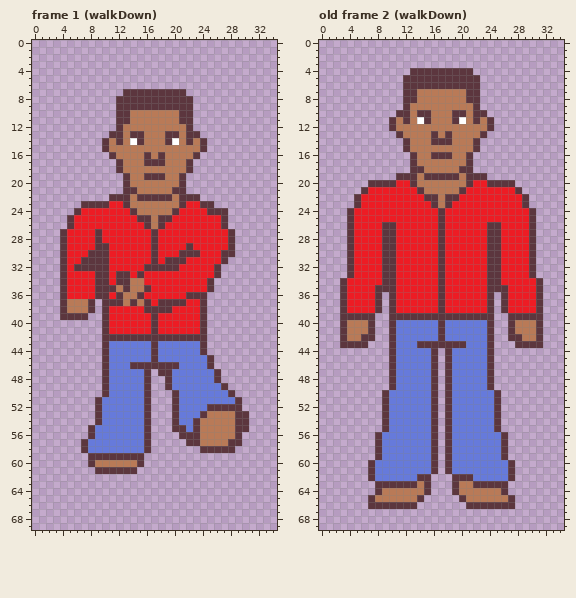
File history of a pixel-art file, Assets/Sprites/Overworld/sebastian_overworld.ase. The first picture shows the starting point.
35x70 pixels, 10 frames. Shown: frame 1 (walkDown), old frame 2 (walkDown). The commit also changed other frames, which this record leaves out.
After:
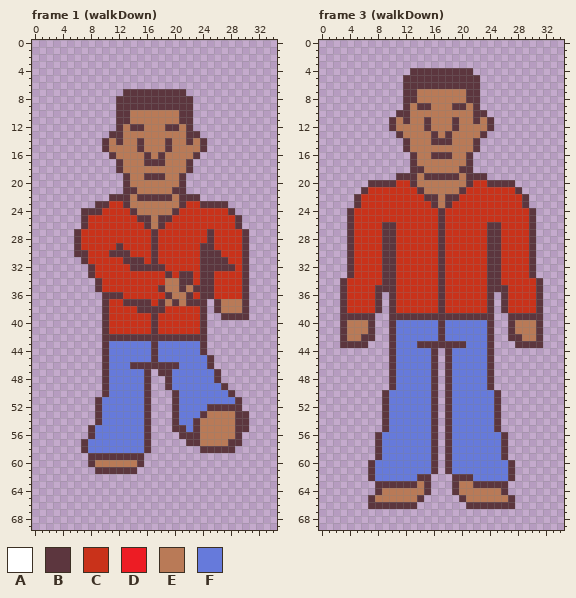
Palette (. is transparent): A #ffffff  B #5c363e  C #c9321a  D #ed1c24  E #b97a57  F #667adb
A new or re-ordered frame is compared with the old frame closest to it.
Difference:
frames re-ordered
Frame 1 (walkDown):
y 12: x 14..15 EE -> BB; x 19..20 EE -> BB
y 13: x 14..15 BB -> EE; x 19..20 BB -> EE
y 14: x 14 A -> E; x 20 A -> E
y 15: x 15 E -> B; x 19 E -> B
y 23: x 7..8 BB -> ..; x 11..12 DD -> CC; x 22..23 DD -> CC; x 26..27 .. -> BB
y 24: x 6..13 BDDDDDDD -> .BBBCCCC; x 21..28 DDDDBBB. -> CCCCCCCB
y 25: x 5..14 BDDDDDDDDD -> ..BCCCCCCC; x 20..29 DDDDDDDB.. -> CCCCCCCCCB
y 26: x 5..15 BDDDDDDDDDD -> ..BCCCCCCCC; x 19..29 DDDDDDDDB.. -> CCCCCCCCCCB
y 27..28: x 4..16 BDDDDBDDDDDDD -> ..BCCCCCCCCCC; x 18..30 DDDDDDDDDDB.. -> CCCCCCCBCCCCB
y 29: x 4..16 BDDDDBBDDDDDD -> ..BCCCCCBCCCC; x 18..30 DDDDBDDDDDB.. -> CCCCCCBBCCCCB
y 30: x 4..16 BDDDBBBDDDDDD -> ..BBCCCBBBCCC; x 18..30 DDDBBBDDDBB.. -> CCCCCCBBBCCCB
y 31: x 4..6 BDD -> ...; x 8..16 BBBDDDDDD -> CCCCCBBBC; x 18..26 DBBBDDDDD -> CCCCCCBBB; x 28..30 ... -> CCB
y 32: x 4..7 BDBB -> ....; x 9..15 BBDDDDD -> CCCCCBB; x 19..25 BBDDDDD -> CCCCCBB; x 27..30 .... -> BBCB
y 33: x 4..30 BDDDDBBDBBDBDDDDDDDDDDB.... -> ....BCCCCCCCCCCBCBBCBBCCCCB
y 34: x 4..8 BDDDD -> .....; x 10..24 BDBBEEDDDDDDDDD -> CCCCCCCCCEEBBCB; x 26..30 ..... -> CCCCB
y 35: x 4..8 BDDDD -> .....; x 10..24 BBEBEEBDDDDDDDD -> CCCCCCCCBEEBEBB; x 26..30 ..... -> CCCCB
y 36: x 4..9 BDDDDB -> ......; x 11 D -> B; x 13..21 EEBDDDDDD -> CCCCCCBEE; x 23 B -> C; x 25..30 ...... -> BCCCCB
y 37: x 4..8 BEEEB -> .....; x 11..13 BBE -> CCB; x 15 E -> B; x 17 D -> C; x 19 B -> E; x 21..23 BDD -> EBB; x 26..30 ..... -> BEEEB
y 38: x 4..8 BEEEB -> .....; x 11..15 DDDDD -> CCCCB; x 19..23 BDDDD -> CCCCC; x 26..30 ..... -> BEEEB
y 39: x 4..7 BBBB -> ....; x 11..16 DDDDDD -> CCCCCC; x 18..23 DDDDDD -> CCCCCC; x 27..30 .... -> BBBB
y 40..41: x 11..16 DDDDDD -> CCCCCC; x 18..23 DDDDDD -> CCCCCC
Frame 3 (walkDown) against old frame 2 (walkDown), layers "head", "rarm", "body":
y 9: x 14..15 EE -> BB; x 19..20 EE -> BB
y 10: x 14..15 BB -> EE; x 19..20 BB -> EE
y 11: x 14 A -> E; x 20 A -> E
y 12: x 15 E -> B; x 19 E -> B
y 20: x 11..12 DD -> CC; x 22..23 DD -> CC
y 21: x 7..13 DDDDDDD -> CCCCCCC; x 21..27 DDDDDDD -> CCCCCCC
y 22: x 6..14 DDDDDDDDD -> CCCCCCCCC; x 20..28 DDDDDDDDD -> CCCCCCCCC
y 23: x 6..15 DDDDDDDDDD -> CCCCCCCCCC; x 19..28 DDDDDDDDDD -> CCCCCCCCCC
y 24..25: x 5..16 DDDDDDDDDDDD -> CCCCCCCCCCCC; x 18..29 DDDDDDDDDDDD -> CCCCCCCCCCCC
y 26..33: x 5..8 DDDD -> CCCC; x 11..16 DDDDDD -> CCCCCC; x 18..23 DDDDDD -> CCCCCC; x 26..29 DDDD -> CCCC
y 34: x 4..8 DDDDD -> CCCCC; x 11..16 DDDDDD -> CCCCCC; x 18..23 DDDDDD -> CCCCCC; x 26..30 DDDDD -> CCCCC
y 35..38: x 4..7 DDDD -> CCCC; x 11..16 DDDDDD -> CCCCCC; x 18..23 DDDDDD -> CCCCCC; x 27..30 DDDD -> CCCC
Boxes around the changes in both pictures, in picture pixels (x1, y1, x2, y2):
changed: (130, 124, 179, 152)
changed: (60, 201, 249, 334)
changed: (417, 103, 466, 131)
changed: (347, 180, 536, 313)
